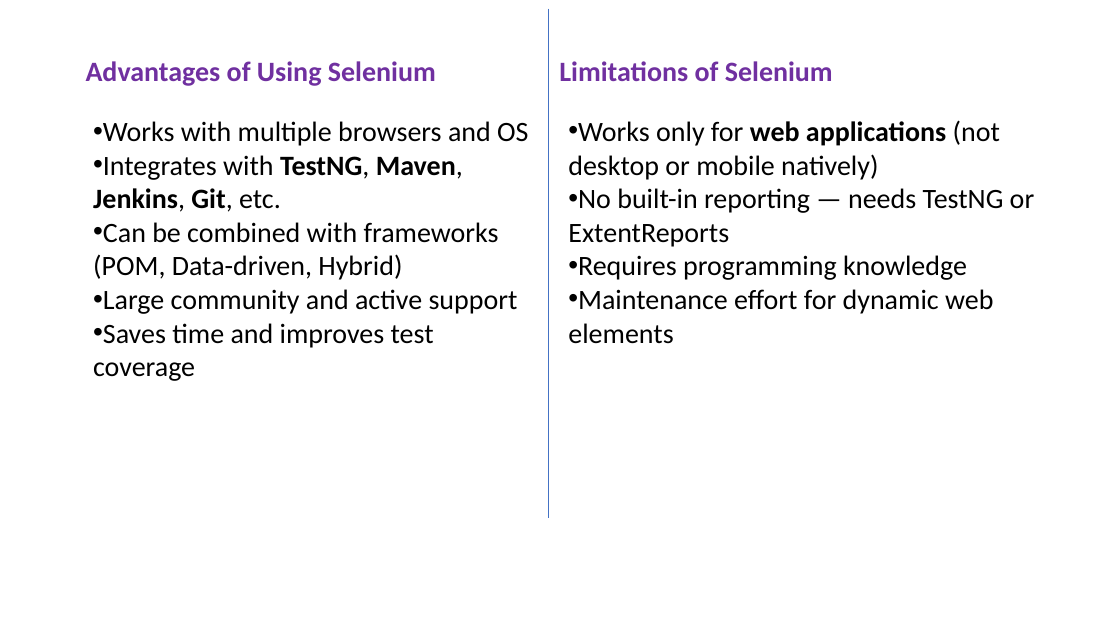
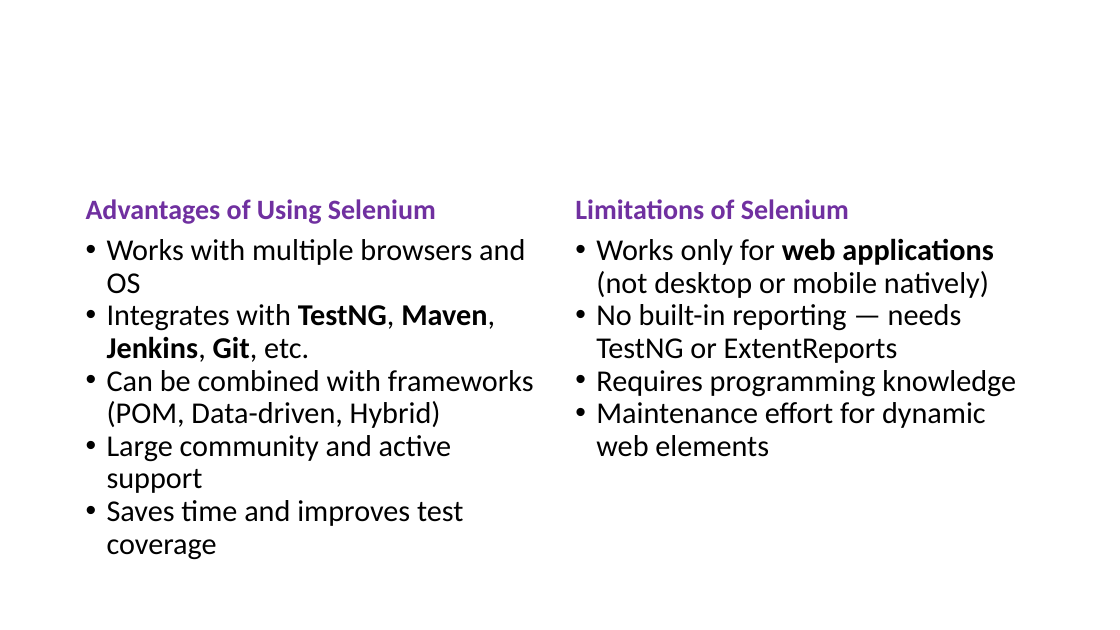
Before and after one commit to sarupapu7/Selenium-HandBook, a slide deck: slide 4 of Introduction to Selenium.pptx. Drawn at 1120x630 pixels with LibreOffice and Linux fonts; fonts in the diff are those of the drawing. Boxes give left, top, right and bottom in pixels: in the first picture for what was removed or moved away, otherwise in the second. Text is boxed around its words. In the diff, an @@ line names an element or a change of style, - is before the commit and + after.

```diff
--- a/Introduction to Selenium.pptx
+++ b/Introduction to Selenium.pptx
@@ line removed from (549, 8) to (549, 518) @@
@@ text "Advantages of Using Selenium": place and size @@
-text "Advantages of Using Selenium" at (86, 61, 436, 86)
+text "Advantages of Using Selenium" at (86, 199, 436, 224)
@@ text "Limitations of Selenium": place and size @@
-text "Limitations of Selenium" at (559, 61, 833, 81)
+text "Limitations of Selenium" at (575, 199, 849, 219)
@@ text "Works with multiple browsers and ...": place and size @@
-text "Works with multiple browsers and ..." at (93, 121, 528, 381)
+text "Works with multiple browsers and ..." at (107, 239, 534, 560)
@@ text "Works with multiple browsers and ..." at (107, 239, 534, 560): size 24 to 25.9 pt; indent changed; line spacing 1 to 0.9; vertical alignment middle to top @@
@@ text "Works only for web applications ..." at (596, 238, 1016, 457): size 24 to 25.9 pt; indent changed; line spacing 1 to 0.9; vertical alignment middle to top @@
@@ text "Works only for web applications ...": place and size @@
-text "Works only for web applications ..." at (568, 120, 1035, 344)
+text "Works only for web applications ..." at (596, 238, 1016, 457)
```
Also in this commit, not shown: 1 other slide changed, 1 slide added, 1 slide removed, 2 other files.
